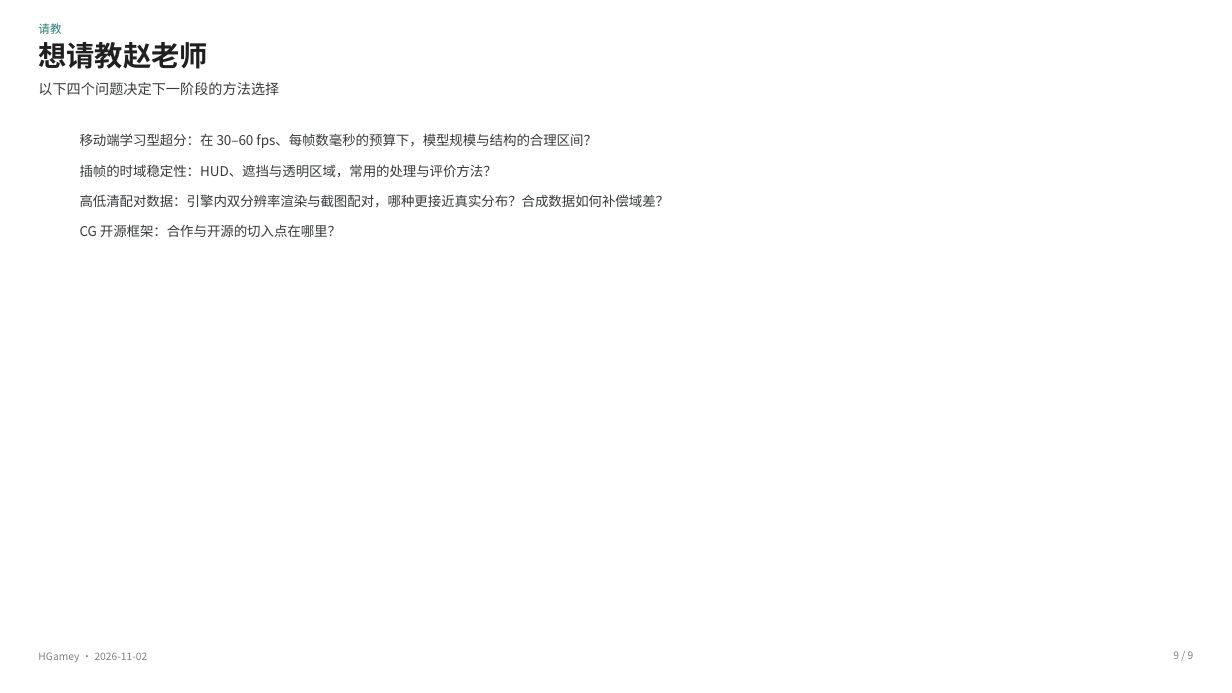
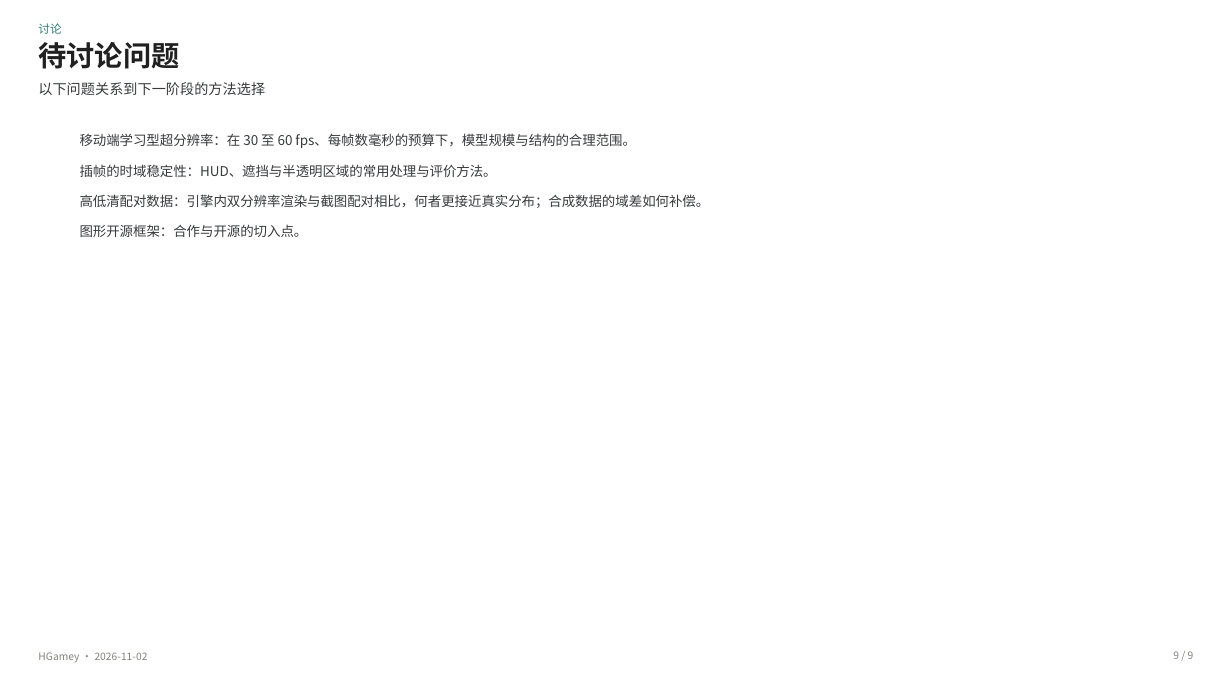
Before and after one commit to HGamey/docs, a slide deck: slide 9 of slides/2026-11-02-超分与插帧阶段结果.pptx. Drawn at 1232x693 pixels with LibreOffice and Linux fonts; fonts in the diff are those of the drawing; background and template pictures are left out. Boxes give left, top, right and bottom in pixels: in the first picture for what was removed or moved away, otherwise in the second. Text is boxed around its words. In the diff, an @@ line names an element or a change of style, - is before the commit and + after.

```diff
--- a/slides/2026-11-02-超分与插帧阶段结果.pptx
+++ b/slides/2026-11-02-超分与插帧阶段结果.pptx
@@ text at <box>38,23,61,34</box>: text changed @@
-请教
+讨论
@@ text at <box>38,42,179,69</box>: text changed @@
-想请教赵老师
+待讨论问题
@@ text at <box>38,82,265,95</box>: text changed @@
-以下四个问题决定下一阶段的方法选择
+以下问题关系到下一阶段的方法选择
@@ text at <box>80,133,636,148</box>: text changed @@
-移动端学习型超分：在 30–60 fps、每帧数毫秒的预算下，模型规模与结构的合理区间？
+移动端学习型超分辨率：在 30 至 60 fps、每帧数毫秒的预算下，模型规模与结构的合理范围。
@@ text at <box>80,164,497,177</box>: text changed @@
-插帧的时域稳定性：HUD、遮挡与透明区域，常用的处理与评价方法？
+插帧的时域稳定性：HUD、遮挡与半透明区域的常用处理与评价方法。
@@ text at <box>80,194,710,208</box>: text changed @@
-高低清配对数据：引擎内双分辨率渲染与截图配对，哪种更接近真实分布？合成数据如何补偿域差？
+高低清配对数据：引擎内双分辨率渲染与截图配对相比，何者更接近真实分布；合成数据的域差如何补偿。
@@ text at <box>80,224,308,237</box>: text changed @@
-CG 开源框架：合作与开源的切入点在哪里？
+图形开源框架：合作与开源的切入点。
```
Also in this commit, not shown: 8 other slides changed, 49 other files.
